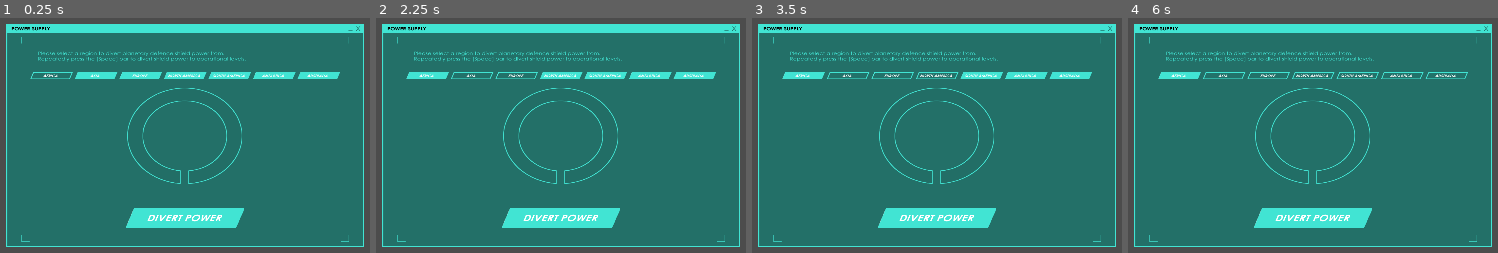
Above: before the commit, frames 1-4 (left to right).
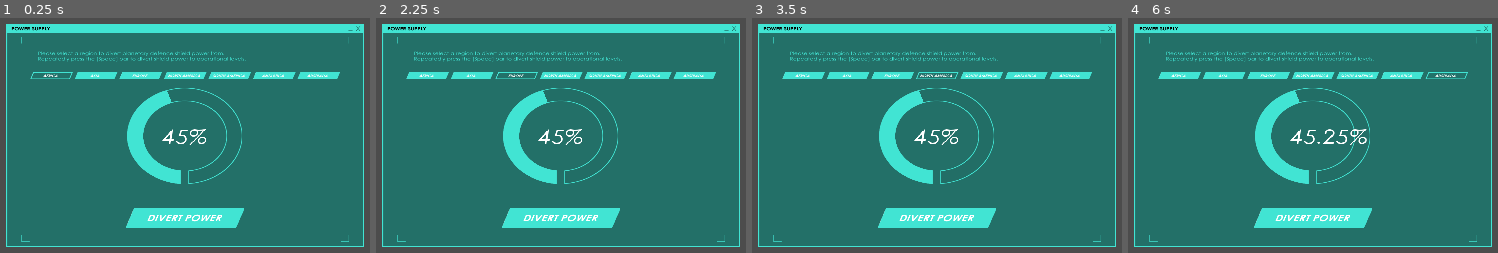
Above: after the commit, the same moments.

Repository: CoderJet/GMTK-20
Game: Godot game, scene res://src/SpaceMashGame/SpaceMashGame.tscn
Two runs of this game, one before a commit and one after it. Both use one fixed random seed, a clock stepped at 60 frames per second and the inputs below. This scene is started directly instead of the project's main scene.
Inputs (mouse positions are in pixels of both pictures, inside the frame that each line leads up to):
- Up to frame 1 (0.25 s): no input
- Up to frame 2 (2.25 s): click (427, 74) at 0.5 s; click (472, 74) at 1.25 s; click (516, 74) at 2 s
- Up to frame 3 (3.5 s): click (937, 74) at 2.75 s
- Up to frame 4 (6 s): click (1357, 74) at 3.5 s; click (1401, 74) at 4.25 s; click (1446, 74) at 5 s; click (1313, 217) at 5.75 s

The runs differ from the first frame. In frame 1, 2.2% of the frame differs, in the area x 34-56%, y 30-71%; in frame 2, 2.5%; in frame 3, 2.7%; in frame 4, 3.6%, in the area x 20-80%, y 23-71%.

Commit message:
Push before bed, work done on the space mash game

Diff:
--- a/src/SpaceMashGame/SpaceMashGame.gd
+++ b/src/SpaceMashGame/SpaceMashGame.gd
@@ -10,11 +10,10 @@
 	AUSTRALIA
 }
 
-signal success
-signal failure
+signal power_stolen
 
 var current_country = COUNTRY.AFRICA
-var current_focus = null
+var power_level : float = 0.45
 
 # Called when the node enters the scene tree for the first time.
 func _ready() -> void:
@@ -24,47 +23,112 @@
 
 func _on_ButtonAfrica_toggled(button_pressed: bool) -> void:
 	current_country = COUNTRY.AFRICA
-	print("_on_ButtonAfrica_toggled")
 
-	get_node("Countries/ButtonAsia").set_pressed(false)
-	get_node("Countries/ButtonEurope").set_pressed(false)
-	get_node("Countries/ButtonNorthAmerica").set_pressed(false)
-	get_node("Countries/ButtonSouthAmerica").set_pressed(false)
-	get_node("Countries/ButtonAntartica").set_pressed(false)
-	get_node("Countries/ButtonAustralia").set_pressed(false)
+	if button_pressed:
+		get_node("Countries/ButtonAsia").set_pressed(false)
+		get_node("Countries/ButtonEurope").set_pressed(false)
+		get_node("Countries/ButtonNorthAmerica").set_pressed(false)
+		get_node("Countries/ButtonSouthAmerica").set_pressed(false)
+		get_node("Countries/ButtonAntartica").set_pressed(false)
+		get_node("Countries/ButtonAustralia").set_pressed(false)
 
 
 
 func _on_ButtonAsia_toggled(button_pressed: bool) -> void:
 	current_country = COUNTRY.ASIA
 
-	get_node("Countries/ButtonAfrica").set_pressed(false)
-	get_node("Countries/ButtonEurope").set_pressed(false)
-	get_node("Countries/ButtonNorthAmerica").set_pressed(false)
-	get_node("Countries/ButtonSouthAmerica").set_pressed(false)
-	get_node("Countries/ButtonAntartica").set_pressed(false)
-	get_node("Countries/ButtonAustralia").set_pressed(false)
+	if button_pressed:
+		get_node("Countries/ButtonAfrica").set_pressed(false)
+		get_node("Countries/ButtonEurope").set_pressed(false)
+		get_node("Countries/ButtonNorthAmerica").set_pressed(false)
+		get_node("Countries/ButtonSouthAmerica").set_pressed(false)
+		get_node("Countries/ButtonAntartica").set_pressed(false)
+		get_node("Countries/ButtonAustralia").set_pressed(false)
 
 
 func _on_ButtonEurope_toggled(button_pressed: bool) -> void:
 	current_country = COUNTRY.EUROPE
 
+	if button_pressed:
+		get_node("Countries/ButtonAfrica").set_pressed(false)
+		get_node("Countries/ButtonAsia").set_pressed(false)
+		get_node("Countries/ButtonNorthAmerica").set_pressed(false)
+		get_node("Countries/ButtonSouthAmerica").set_pressed(false)
+		get_node("Countries/ButtonAntartica").set_pressed(false)
+		get_node("Countries/ButtonAustralia").set_pressed(false)
+
 
 func _on_ButtonNorthAmerica_toggled(button_pressed: bool) -> void:
 	current_country = COUNTRY.NORTH_AMERICA
+
+	if button_pressed:
+		get_node("Countries/ButtonAfrica").set_pressed(false)
+		get_node("Countries/ButtonAsia").set_pressed(false)
+		get_node("Countries/ButtonEurope").set_pressed(false)
+		get_node("Countries/ButtonSouthAmerica").set_pressed(false)
+		get_node("Countries/ButtonAntartica").set_pressed(false)
+		get_node("Countries/ButtonAustralia").set_pressed(false)
 
 
 func _on_ButtonSouthAmerica_toggled(button_pressed: bool) -> void:
 	current_country = COUNTRY.SOUTH_AMERICA
 
+	if button_pressed:
+		get_node("Countries/ButtonAfrica").set_pressed(false)
+		get_node("Countries/ButtonAsia").set_pressed(false)
+		get_node("Countries/ButtonEurope").set_pressed(false)
+		get_node("Countries/ButtonNorthAmerica").set_pressed(false)
+		get_node("Countries/ButtonAntartica").set_pressed(false)
+		get_node("Countries/ButtonAustralia").set_pressed(false)
+
 
 func _on_ButtonAntartica_toggled(button_pressed: bool) -> void:
 	current_country = COUNTRY.ANTARTICA
+
+	if button_pressed:
+		get_node("Countries/ButtonAfrica").set_pressed(false)
+		get_node("Countries/ButtonAsia").set_pressed(false)
+		get_node("Countries/ButtonEurope").set_pressed(false)
+		get_node("Countries/ButtonNorthAmerica").set_pressed(false)
+		get_node("Countries/ButtonSouthAmerica").set_pressed(false)
+		get_node("Countries/ButtonAustralia").set_pressed(false)
 
 
 func _on_ButtonAustralia_toggled(button_pressed: bool) -> void:
 	current_country = COUNTRY.AUSTRALIA
 
+	if button_pressed:
+		get_node("Countries/ButtonAfrica").set_pressed(false)
+		get_node("Countries/ButtonAsia").set_pressed(false)
+		get_node("Countries/ButtonEurope").set_pressed(false)
+		get_node("Countries/ButtonNorthAmerica").set_pressed(false)
+		get_node("Countries/ButtonSouthAmerica").set_pressed(false)
+		get_node("Countries/ButtonAntartica").set_pressed(false)
+
 
 func _on_ButtonDivertPower_pressed() -> void:
-	current_focus.grab_focus()
+	# Different countries will provide different returned energy,
+	# but doing so will piss the country off.
+	var value = 0
+
+	if (current_country == COUNTRY.AFRICA):
+		value = 0.0025
+	elif (current_country == COUNTRY.ASIA):
+		value = 0.011
+	elif (current_country == COUNTRY.EUROPE):
+		value = 0.009
+	elif (current_country == COUNTRY.NORTH_AMERICA):
+		value = 0.01
+	elif (current_country == COUNTRY.SOUTH_AMERICA):
+		value = 0.0025
+	elif (current_country == COUNTRY.ANTARTICA):
+		value = 0.0025
+	elif (current_country == COUNTRY.AUSTRALIA):
+		value = 0.0055
+	power_level += value
+	emit_signal("power_stolen", current_country, value)
+
+	var power_whole = power_level * 100
+
+	get_node("PowerLevel").value = power_whole
+	get_node("PowerLevel/PowerPercentage").text = String(power_whole) + "%"
--- a/src/SpaceMashGame/SpaceMashGame.tscn
+++ b/src/SpaceMashGame/SpaceMashGame.tscn
@@ -19,6 +19,8 @@
 [ext_resource path="res://src/res/Window/Space/windowbutton_space_continent_southamerica_inactive.png" type="Texture" id=17]
 [ext_resource path="res://src/res/Window/Space/window_space.png" type="Texture" id=18]
 [ext_resource path="res://src/res/Window/Space/window_space_gauge.png" type="Texture" id=19]
+[ext_resource path="res://src/res/Fonts/72/GOTHICI-72.tres" type="DynamicFont" id=20]
+[ext_resource path="res://src/res/Window/Space/window_space_gauge_full.png" type="Texture" id=21]
 
 [sub_resource type="InputEventKey" id=1]
 pressed = true
@@ -153,7 +155,7 @@
 "_edit_use_anchors_": false
 }
 
-[node name="TextureProgress" type="TextureProgress" parent="."]
+[node name="PowerLevel" type="TextureProgress" parent="."]
 anchor_left = 0.5
 anchor_top = 0.5
 anchor_right = 0.5
@@ -164,7 +166,31 @@
 margin_bottom = 176.5
 rect_scale = Vector2( 0.5, 0.5 )
 rect_pivot_offset = Vector2( 176, 176 )
+value = 45.0
+rounded = true
 texture_under = ExtResource( 19 )
+texture_progress = ExtResource( 21 )
+fill_mode = 4
+radial_initial_angle = 180.0
+__meta__ = {
+"_edit_use_anchors_": false
+}
+
+[node name="PowerPercentage" type="Label" parent="PowerLevel"]
+anchor_left = 0.5
+anchor_top = 0.5
+anchor_right = 0.5
+anchor_bottom = 0.5
+margin_left = -68.0
+margin_top = -44.5
+margin_right = 68.0
+margin_bottom = 44.5
+rect_pivot_offset = Vector2( 68, 45 )
+custom_fonts/font = ExtResource( 20 )
+text = "45%"
+__meta__ = {
+"_edit_use_anchors_": false
+}
 
 [node name="ButtonDivertPower" type="TextureButton" parent="."]
 anchor_left = 0.5
@@ -191,3 +217,4 @@
 [connection signal="toggled" from="Countries/ButtonSouthAmerica" to="." method="_on_ButtonSouthAmerica_toggled"]
 [connection signal="toggled" from="Countries/ButtonAntartica" to="." method="_on_ButtonAntartica_toggled"]
 [connection signal="toggled" from="Countries/ButtonAustralia" to="." method="_on_ButtonAustralia_toggled"]
+[connection signal="pressed" from="ButtonDivertPower" to="." method="_on_ButtonDivertPower_pressed"]
--- /dev/null
+++ b/src/res/Fonts/72/GOTHIC-72.tres
@@ -0,0 +1,7 @@
+[gd_resource type="DynamicFont" load_steps=2 format=2]
+
+[ext_resource path="res://src/res/Fonts/TTF/GOTHIC.TTF" type="DynamicFontData" id=1]
+
+[resource]
+size = 72
+font_data = ExtResource( 1 )
--- /dev/null
+++ b/src/res/Fonts/72/GOTHICB-72.tres
@@ -0,0 +1,7 @@
+[gd_resource type="DynamicFont" load_steps=2 format=2]
+
+[ext_resource path="res://src/res/Fonts/TTF/GOTHICB.TTF" type="DynamicFontData" id=1]
+
+[resource]
+size = 72
+font_data = ExtResource( 1 )
--- /dev/null
+++ b/src/res/Fonts/72/GOTHICBI-72.tres
@@ -0,0 +1,7 @@
+[gd_resource type="DynamicFont" load_steps=2 format=2]
+
+[ext_resource path="res://src/res/Fonts/TTF/GOTHICBI.TTF" type="DynamicFontData" id=1]
+
+[resource]
+size = 72
+font_data = ExtResource( 1 )
--- /dev/null
+++ b/src/res/Fonts/72/GOTHICI-72.tres
@@ -0,0 +1,7 @@
+[gd_resource type="DynamicFont" load_steps=2 format=2]
+
+[ext_resource path="res://src/res/Fonts/TTF/GOTHICI.TTF" type="DynamicFontData" id=1]
+
+[resource]
+size = 72
+font_data = ExtResource( 1 )
Not shown: 1 places in src/SpaceMashGame/SpaceMashGame.tscn that only renumber resources
